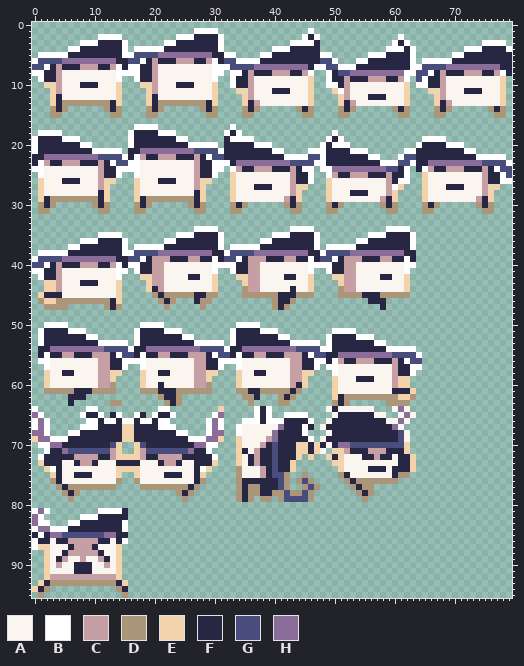
Pixel-art file, stored at images/player-spritesheet.aseprite. This is how it looked before the edit.
80x96 pixels, 1 frame.
Palette (. is transparent): A #fbf5ef  B #ffffff  C #c69fa5  D #ab9679  E #f2d3ab  F #272744  G #494d7e  H #8b6d9c
Pixels before (only the part around the change), first column x 6:
76 AAAAAAAAD..DAAAAAAAAAFD.....DFFFFFFGD.DGD.....DFD
77 DDDDDDDD....DDDDDDDDFD......DFDDFFFGD..DGD.....DF
78 FD................DFD.......DFDDFFDDGDDGD.......D
79 D..................D........DFD.DD.DGGGGD........
80 .................................................
81 .....BBBBF.......................................
82 ..BBBFFFFF.......................................
83 BBFFFFFFFB.......................................
84 FFFFFFFFFB.......................................
85 GGGGGGHHFF.......................................
86 CCCCCFFAFB.......................................
87 FCCCFAAAE........................................
88 CCCCCFAAE........................................
89 AACAACFAE........................................
90 AFFFAACAE........................................
91 AFFFAAAAE........................................
92 CCCCCCCCE........................................
93 DDDDDDDDFE.......................................
94 ........DF.......................................
95 .........D.......................................
And afterwards:
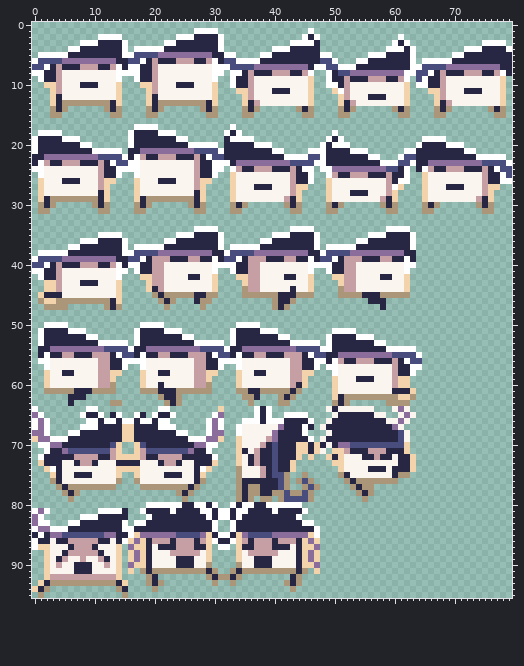
Author's note on the commit: Hitstun animation for player
What changed:
There is now colour A in row 87 at x 20 and 43; in row 88 at x 20 to 22, 28, 35 and 41 to 43; in rows 89 to 90 at x 20 to 23, 27 to 28, 35 to 36 and 40 to 43.
There is now colour B in row 80 at x 19 to 24, 27 to 28, 30, 33, 35 to 36 and 39 to 44; in row 81 at x 18, 23, 28 to 29, 31 to 32, 34 to 35, 40 and 45; in row 82 at x 19, 29, 31 to 32, 34 and 44; in row 83 at x 17 to 18, 30, 33 and 45 to 46; in row 84 at x 16, 30, 33 and 47; in row 85 at x 16, 31 to 32 and 47.
There is now colour B in row 86 at x 30 and 33; in row 87 at x 31 to 32.
There is now colour C in row 86 at x 20 to 22, 24 to 26, 28, 35, 37 to 39 and 41 to 43; in row 87 at x 24 to 26 and 37 to 39; in row 88 at x 23 to 27 and 36 to 40.
There is now colour D in row 90 at x 29 and 34; in row 91 at x 18, 20 to 28, 30, 33, 35 to 43 and 45; in row 92 at x 19, 29, 31 to 32, 34 and 44; in row 93 at x 19, 21, 30, 33, 42 and 44; in row 94 at x 20 and 43.
There is now colour E in row 85 at x 17, 29, 34 and 46; in row 86 at x 16, 18, 29, 34, 45 and 47; in row 87 at x 17 to 18, 29, 34 and 45 to 46; in rows 88 to 89 at x 16, 18, 29, 34, 45 and 47; in row 90 at x 17 to 18 and 45 to 46; in row 91 at x 16 and 47.
There is now colour F in row 80 at x 25 to 26, 29, 34 and 37 to 38; in row 81 at x 19 to 22, 24 to 27, 30, 33, 36 to 39 and 41 to 44; in row 82 at x 20 to 28, 30, 33 and 35 to 43; in row 83 at x 19 to 29 and 34 to 44; in row 84 at x 17 to 29 and 34 to 46; in row 85 at x 30 and 33.
There is now colour F in row 86 at x 19, 23, 27, 31 to 32, 36, 40 and 44; in row 87 at x 19, 21 to 23, 27 to 28, 35 to 36, 40 to 42 and 44; in row 88 at x 19 and 44; in rows 89 to 90 at x 19, 24 to 26, 37 to 39 and 44; in row 91 at x 19, 29, 34 and 44; in row 92 at x 20, 30, 33 and 43.
There is now colour F in row 93 at x 20 and 43.
There is now colour G in row 85 at x 24 to 27 and 36 to 39.
There is now colour H in row 85 at x 18 to 23, 28, 35 and 40 to 45; in row 86 at x 17 and 46; in row 87 at x 16 and 47; in rows 88 to 89 at x 17 and 46; in row 90 at x 16 and 47.
